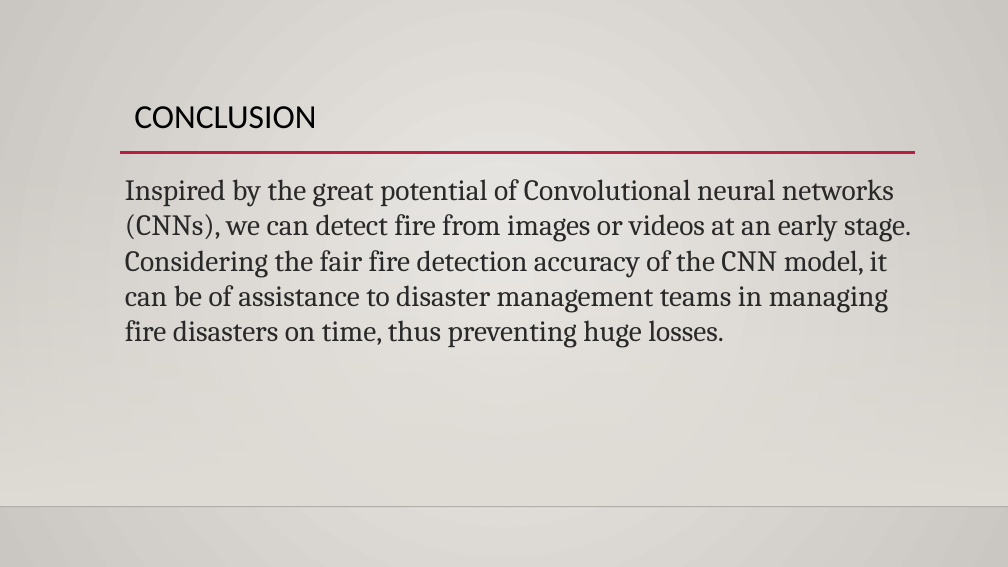
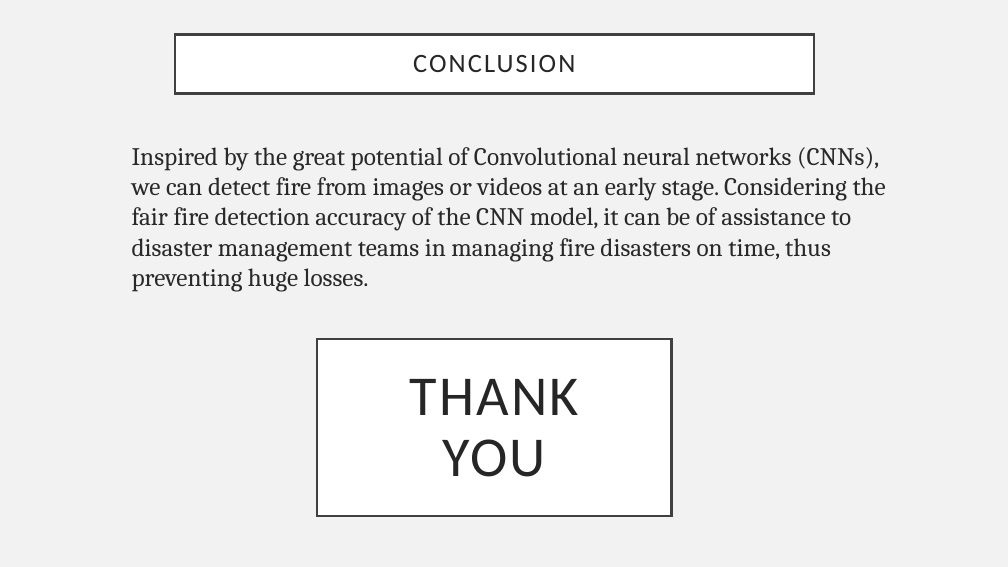
Before and after one commit to anuragsharma900/Deep-learning-CV-Fire-Detection, a slide deck: slide 7 of 1. PROJECT WARMUP PPT/Fire Rescuers.pptx (slide 4 before the commit). Drawn at 1008x567 pixels with LibreOffice and Linux fonts; fonts in the diff are those of the drawing; background and template pictures are left out. Boxes give left, top, right and bottom in pixels: in the first picture for what was removed or moved away, otherwise in the second. Text is boxed around its words. In the diff, an @@ line names an element or a change of style, - is before the commit and + after.

```diff
--- a/1. PROJECT WARMUP PPT/Fire Rescuers.pptx
+++ b/1. PROJECT WARMUP PPT/Fire Rescuers.pptx
@@ background gradient #ECEAE7 to #CAC7C1 to #F2F2F2 @@
@@ title "CONCLUSION": place and size @@
-title "CONCLUSION" at (134, 106, 316, 129)
+title "CONCLUSION" at (175, 35, 814, 95)
@@ title "CONCLUSION" at (175, 35, 814, 95): size 32 to 25.2 pt, text colour #000000 to #262626, letter spacing 0 to 2 pt; alignment left to centre; vertical alignment top to middle; fill none to #FFFFFF; outline none to #404040 2.5 pt @@
@@ text "Inspired by the great potential ...": place and size @@
-text "Inspired by the great potential ..." at (125, 179, 911, 348)
+text "Inspired by the great potential ..." at (132, 147, 886, 292)
@@ text "Inspired by the great potential ..." at (132, 147, 886, 292): size 28 to 24 pt; more space between paragraphs @@
@@ rectangle removed at (0, 167, 1008, 507) @@
@@ line removed from (120, 153) to (915, 153) @@
@@ rectangle added at (317, 340, 671, 516), fill #FFFFFF, outline #404040 2.5 pt, 53.6 pt, text #262626 @@
+THANK
+YOU
@@ line removed from (0, 507) to (1008, 507) @@
```
Also in this commit, not shown: 3 other slides changed, 3 slides added, 1 slide removed.
